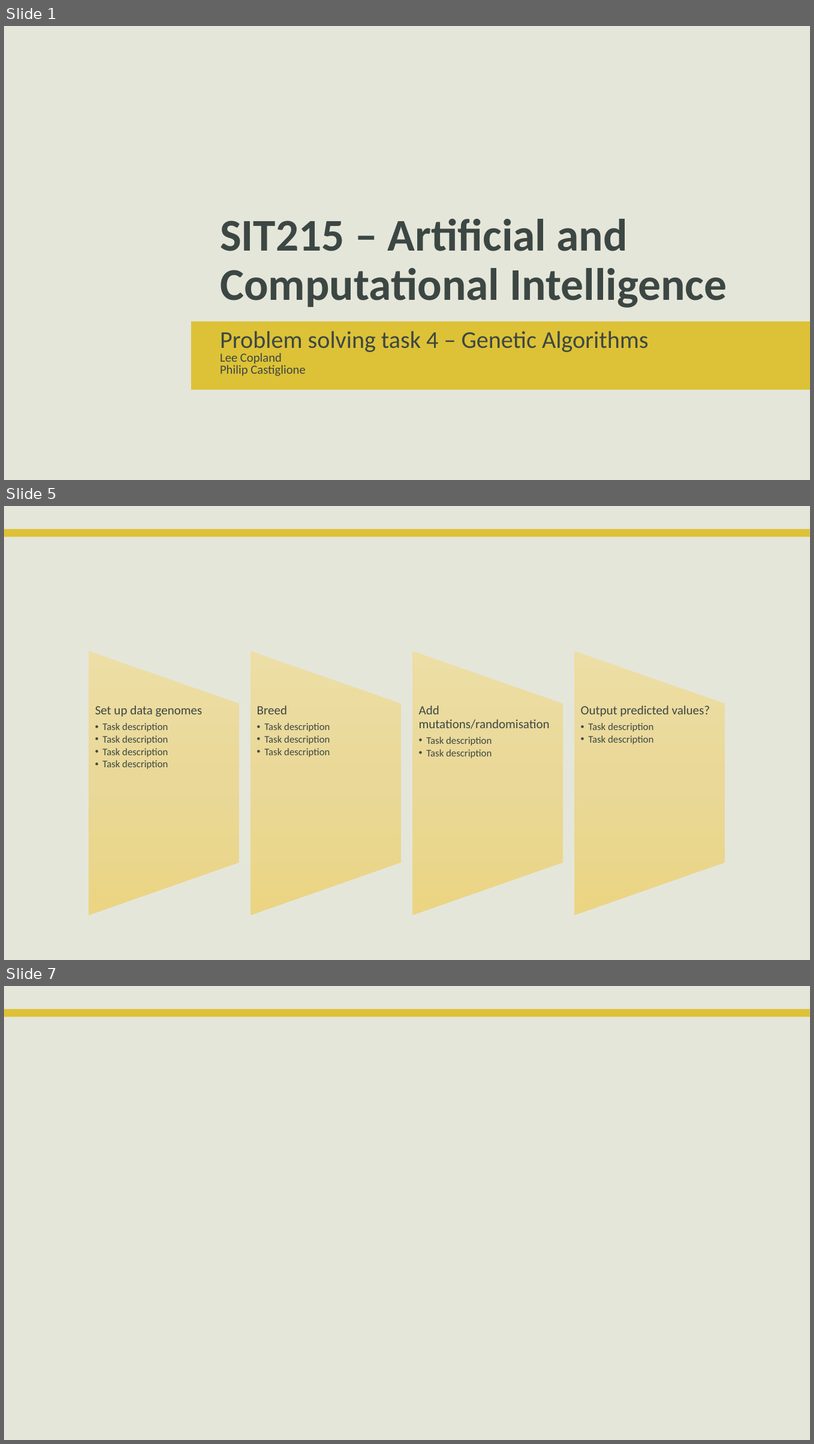
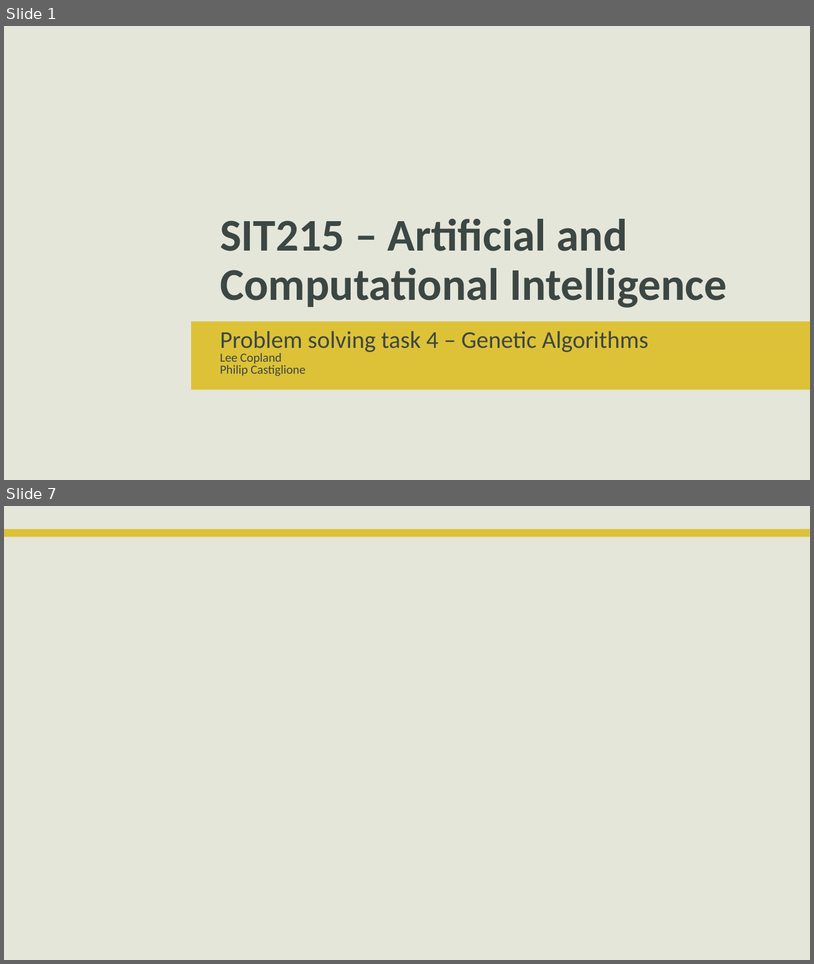
Before and after one commit to PhilipCastiglione/SIT215_PBL4, a slide deck: PST4 Genetic Algorithms.pptx. Shown one above the other, each under a label of ours: slides 1, 5 and 7 before the commit, slides 1 and 7 after it; the slides between them are not shown. The pictures are 814x1444 and 814x964 pixels, drawn with LibreOffice and Linux fonts; fonts in the diff are those of the drawing; background and template pictures are left out. Boxes give left, top, right and bottom in pixels: in the first picture for what was removed or moved away, otherwise in the second. Text is boxed around its words. In the diff, an @@ line names an element or a change of style, - is before the commit and + after.

```diff
--- a/PST4 Genetic Algorithms.pptx
+++ b/PST4 Genetic Algorithms.pptx
@@ slide 5 removed at (x1=4, y1=506, x2=810, y2=960), background #E5E6DA; not listed: 1 template element that a slide beside it also shows @@
@@ title removed at (x1=89, y1=537, x2=726, y2=627) @@
-Our Solution
@@ group removed at (x1=89, y1=651, x2=725, y2=915): 4 flow chart manual operations, 4 texts @@
-Set up data genomes
-  •• Task description
-  •• Task description
-  •• Task description
-  •• Task description
-Breed
-  •• Task description
-  •• Task description
-  •• Task description
-Add mutations/randomisation
-  •• Task description
-  •• Task description
-Output predicted values?
-  •• Task description
-  •• Task description
```
Also in this commit, not shown: 7 slides changed, 4 slides added.
